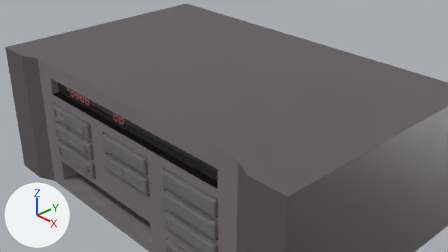
Before and after pictures for a commit that changed the Blender file 3dplayer/model/chassis.blend.
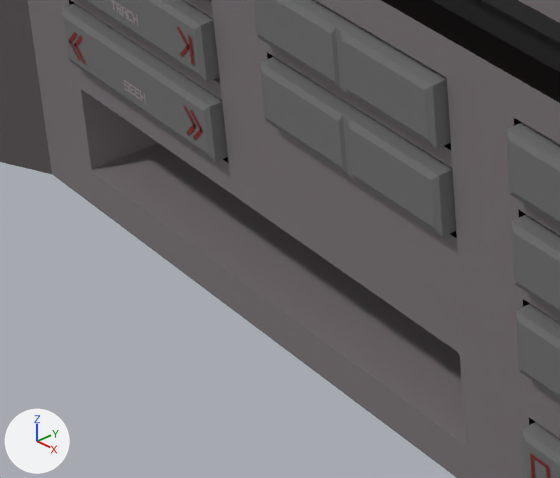
Each version is shown from the file's camera 'Camera', then close up on the part from 9% to 39% of the width and 56% to 100% of the height. The axes (+X, +Y, +Z) are drawn at lower left. The lights are the same throughout.

Names of what the first close-up shows: 'Casing', 'DoubleButton1.001', 'DoubleButton2', 'DoubleButton2.001', 'DoubleButton4', 'DoubleButton5', 'DoubleButton6', 'DoubleButton7', 'DoubleButton8'.
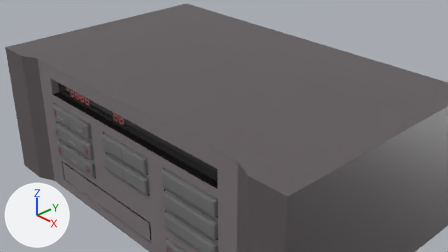
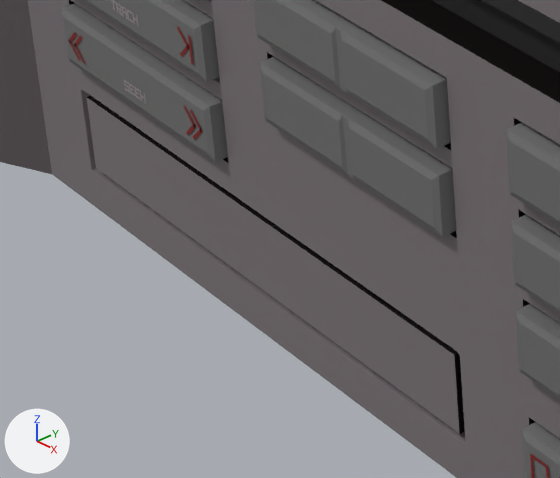
Commit message: Added back disc tray

Changed parts and their boxes (x1, y1, x2, y2) in the close-ups (560 x 478 px):
'DiscTray', shown
    after: (87, 95, 465, 434)

What the commit changed:
Object 'DiscTray' (ob_disctray) is now shown.
